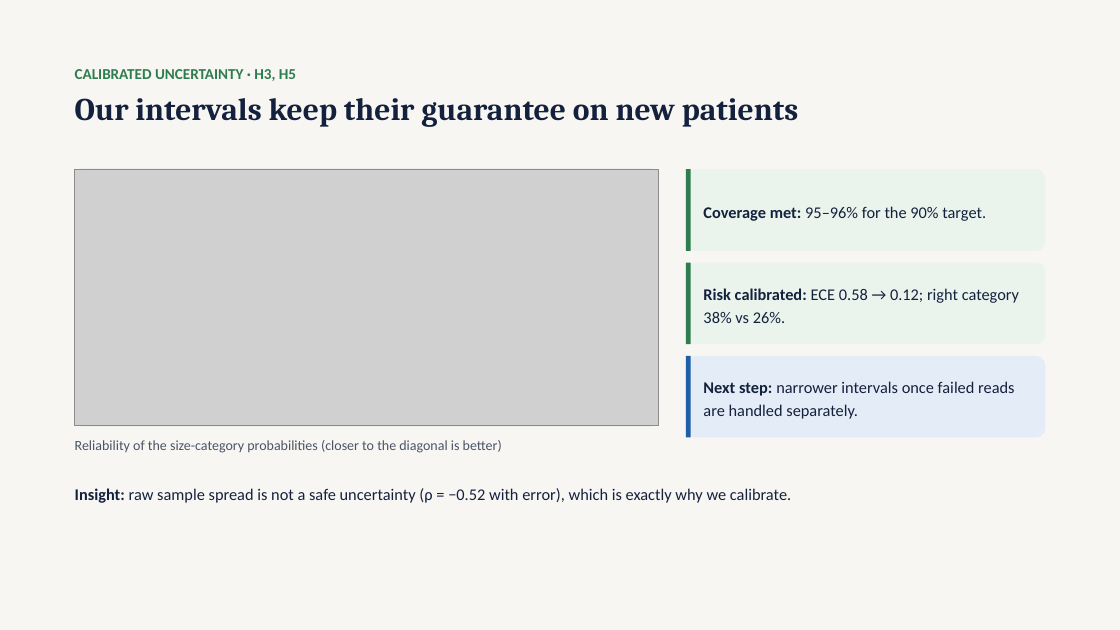
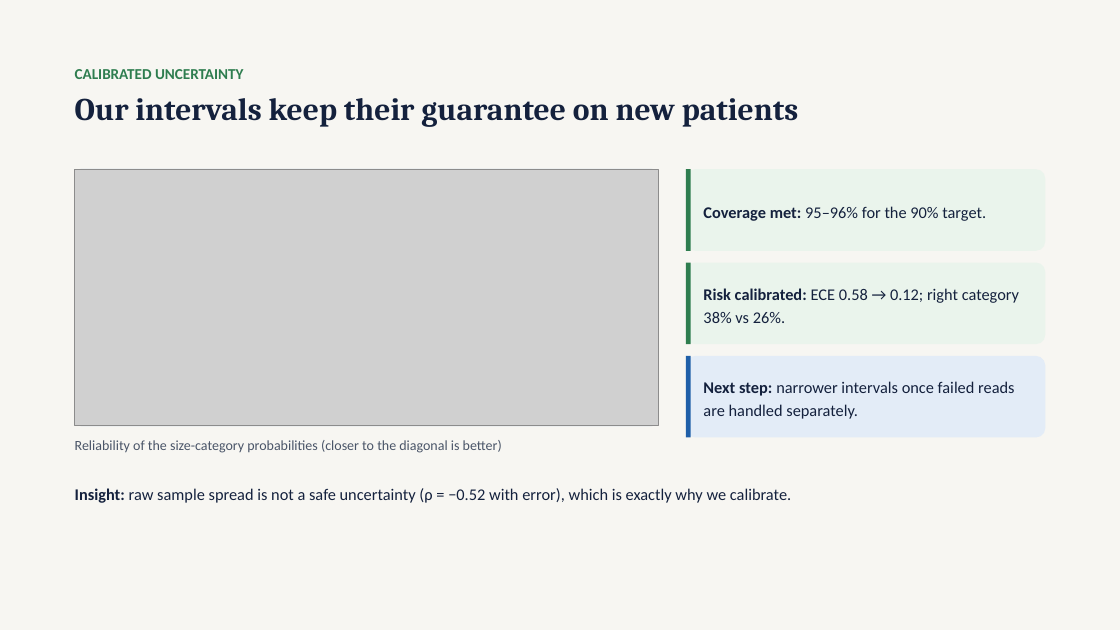
Before and after one commit to tcsquanta/medlift3d, a slide deck: slide 14 of report/MedLift3D_Defense.pptx. Drawn at 1120x630 pixels with LibreOffice and Linux fonts; fonts in the diff are those of the drawing; grey boxes stand for pictures. Boxes give left, top, right and bottom in pixels: in the first picture for what was removed or moved away, otherwise in the second. Text is boxed around its words. In the diff, an @@ line names an element or a change of style, - is before the commit and + after.

```diff
--- a/report/MedLift3D_Defense.pptx
+++ b/report/MedLift3D_Defense.pptx
@@ text at [75, 69, 243, 79]: text changed @@
-CALIBRATED UNCERTAINTY · H3, H5
+CALIBRATED UNCERTAINTY
```
Also in this commit, not shown: 2 other slides changed, 1 slide added, 1 slide removed.
